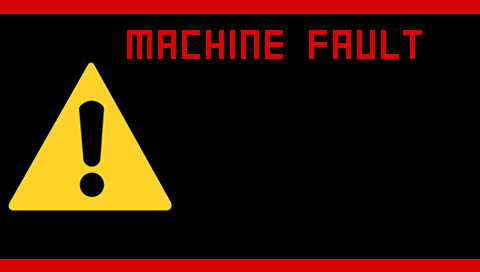
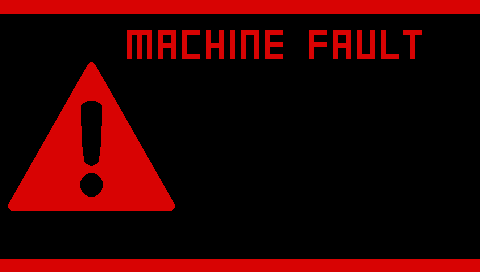
Layer changes from the first (480, 272) image to the second:
painted on "15_Homing_Failed.bmp" over <box>8,62,175,211</box>
